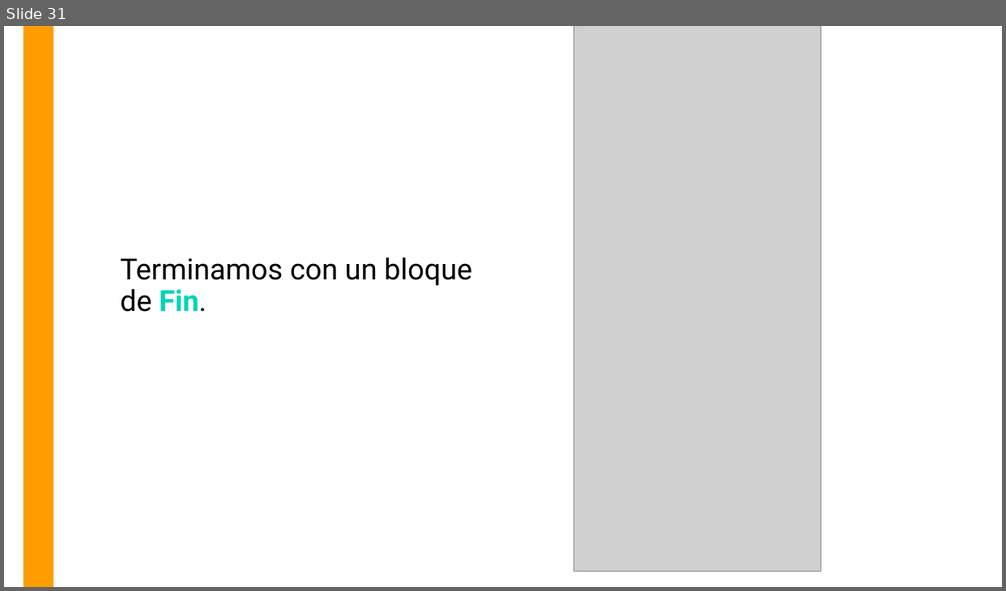
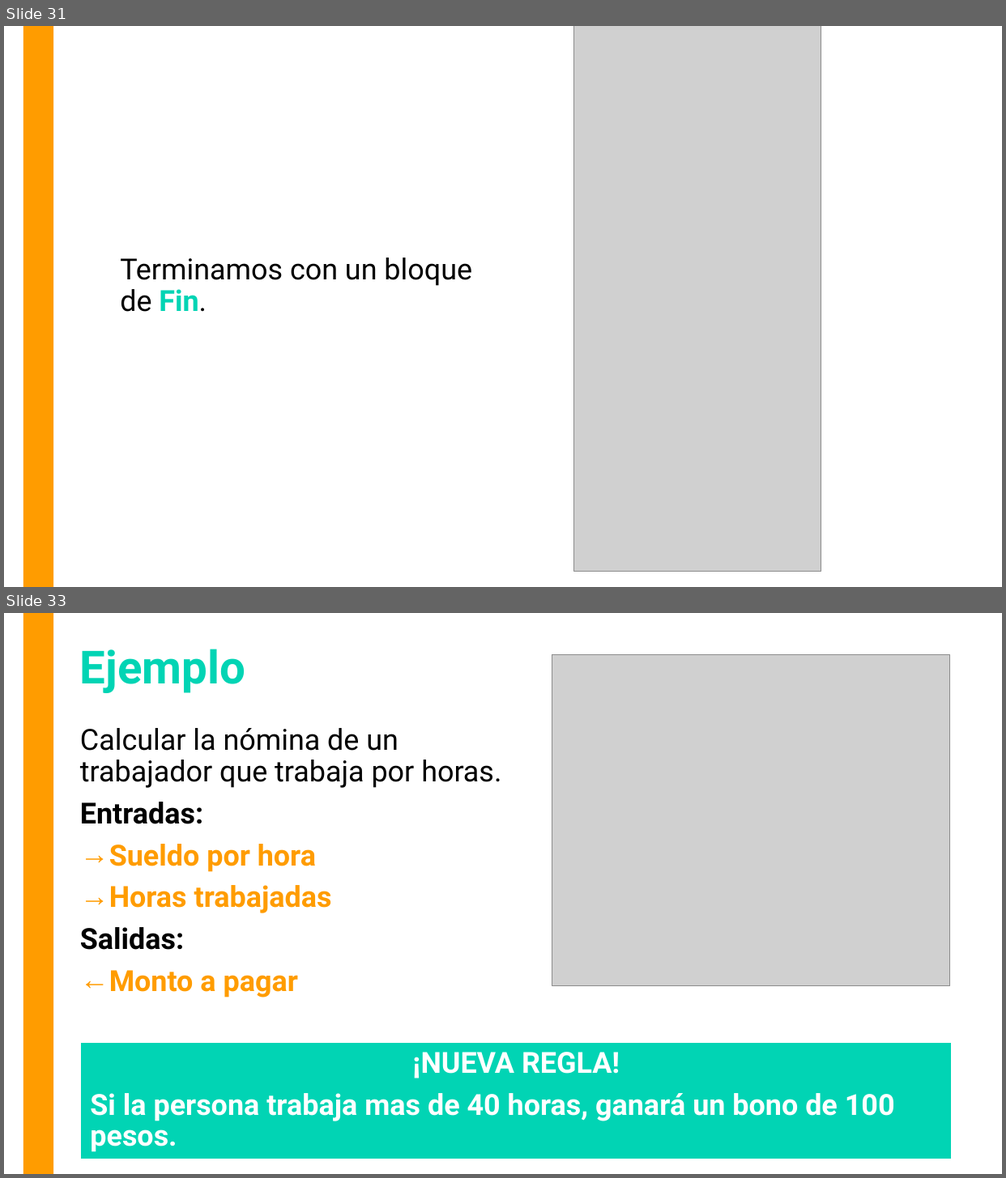
Before and after one commit to OMardil/INFO1_MOD4-Intro-a-Java, a slide deck: 01 Presentacion/INFO1_MOD4-Algoritmos_y_Diagramas.pptx. Shown one above the other, each under a label of ours: slide 31 before the commit, slides 31 and 33 after it; the slides between them are not shown. The pictures are 1006x591 and 1006x1178 pixels, drawn with LibreOffice and Linux fonts; fonts in the diff are those of the drawing; grey boxes stand for pictures. Boxes give left, top, right and bottom in pixels: in the first picture for what was removed or moved away, otherwise in the second. Text is boxed around its words. In the diff, an @@ line names an element or a change of style, - is before the commit and + after.

```diff
--- a/01 Presentacion/INFO1_MOD4-Algoritmos_y_Diagramas.pptx
+++ b/01 Presentacion/INFO1_MOD4-Algoritmos_y_Diagramas.pptx
@@ slide 33 added at (x1=4, y1=613, x2=1002, y2=1174), background #FFFFFF; not listed: 1 template element that a slide beside it also shows @@
@@ title added at (x1=80, y1=649, x2=245, y2=693), 44 pt, text #01D4B4, bold @@
+Ejemplo
@@ picture added at (x1=552, y1=655, x2=950, y2=986) @@
@@ text added at (x1=80, y1=728, x2=501, y2=998), 28 pt, text #000000, bold @@
+Calcular la nómina de un trabajador que trabaja por horas.
+Entradas:
+→ Sueldo por hora
+→ Horas trabajadas
+Salidas:
+← Monto a pagar
@@ rectangle added at (x1=83, y1=1045, x2=949, y2=1158), fill #01D4B4, outline #01D4B4 3 pt, 28 pt, text #FFFFFF, bold @@
+¡NUEVA REGLA!
+Si la persona trabaja mas de 40 horas, ganará un bono de 100 pesos.
```
Also in this commit, not shown: 2 slides changed, 5 other slides added, 1 other file.
